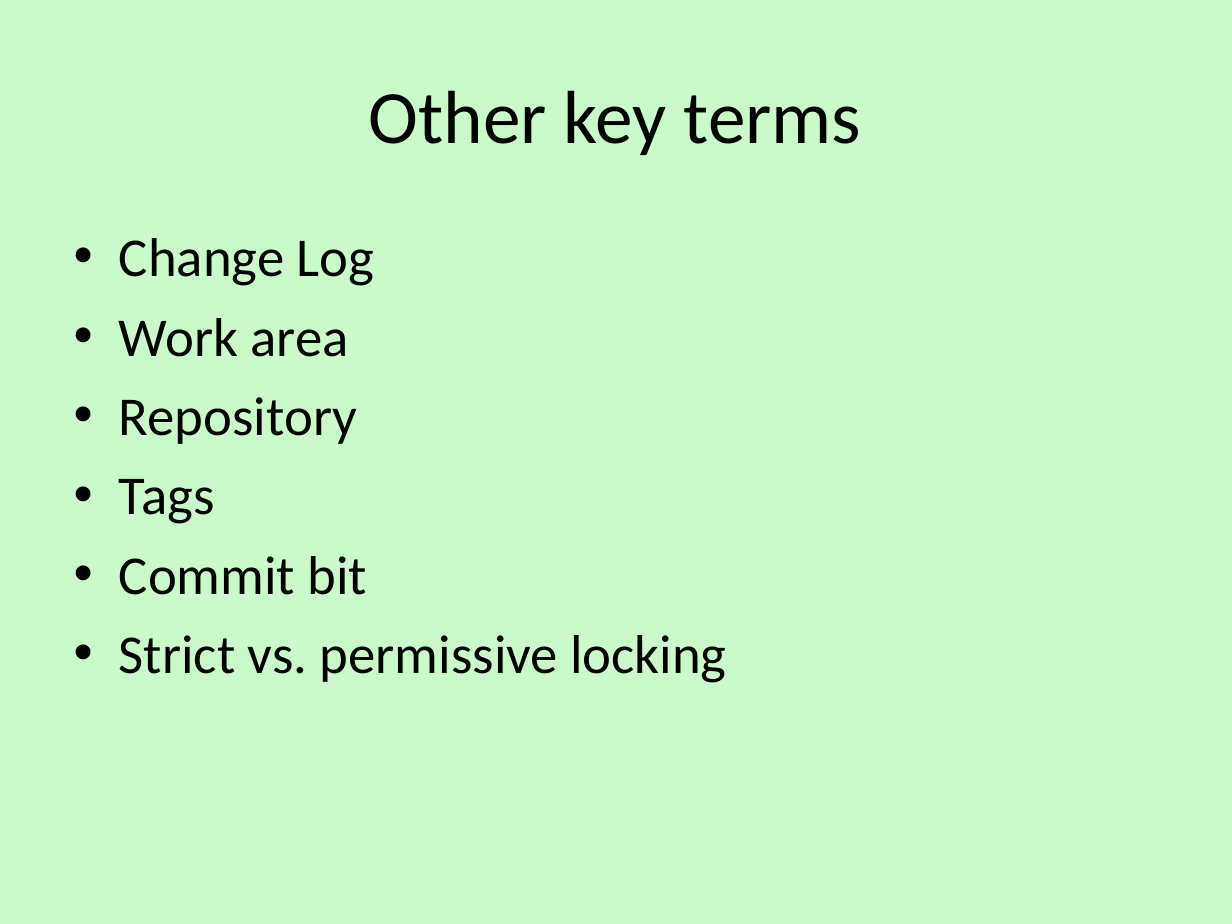
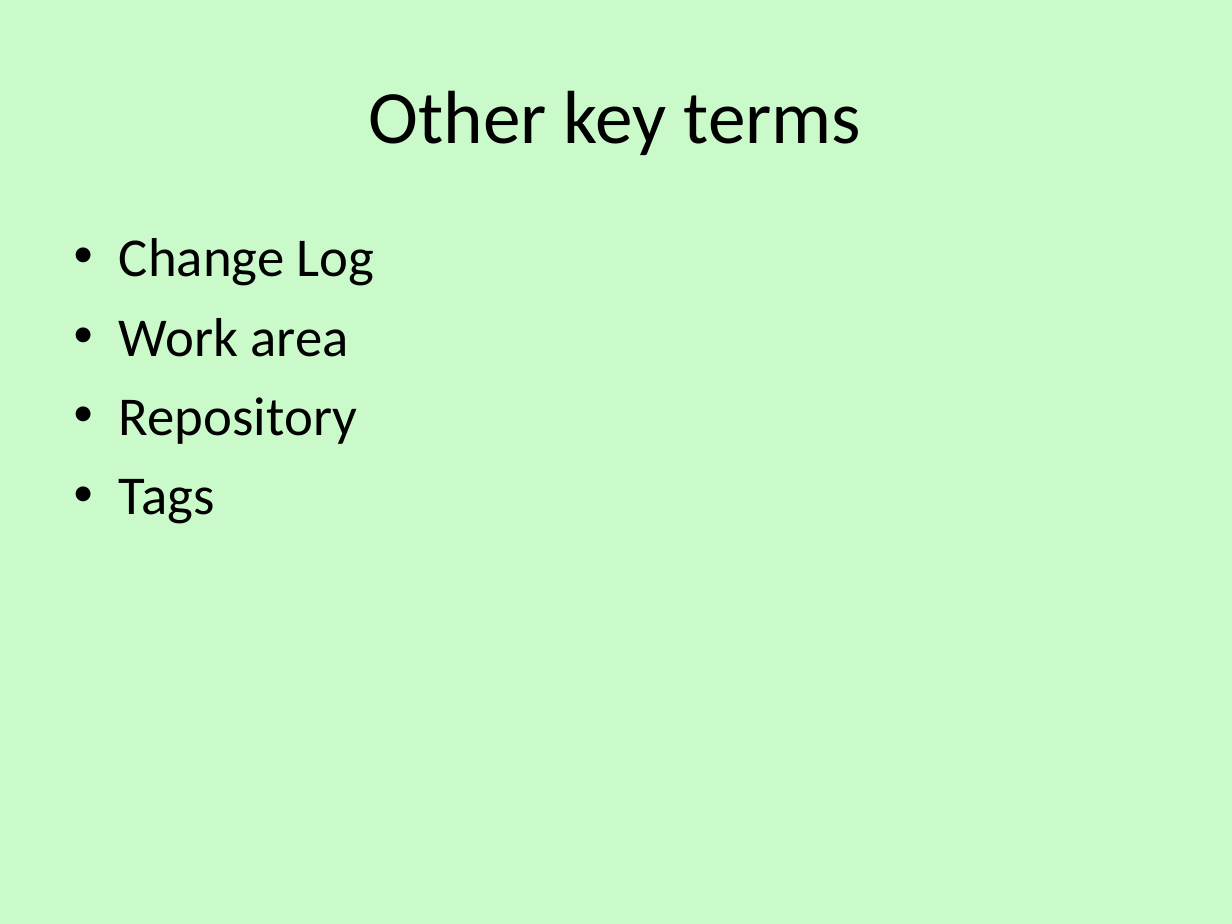
Before and after one commit to alecthegeek/gitWorkshop, a slide deck: slide 10 of gitWorkshop.odp (slide 8 before the commit). Drawn at 1232x924 pixels with LibreOffice and Linux fonts; fonts in the diff are those of the drawing; background and template pictures are left out. Boxes give left, top, right and bottom in pixels: in the first picture for what was removed or moved away, otherwise in the second. Text is boxed around its words. In the diff, an @@ line names an element or a change of style, - is before the commit and + after.

```diff
--- a/gitWorkshop.odp
+++ b/gitWorkshop.odp
@@ text at box(119, 556, 726, 683): paragraphs removed @@
-• Commit bit
-• Strict vs. permissive locking
```
Also in this commit, not shown: 8 other slides changed, 5 slides added, 5 slides removed, 5 other files.
